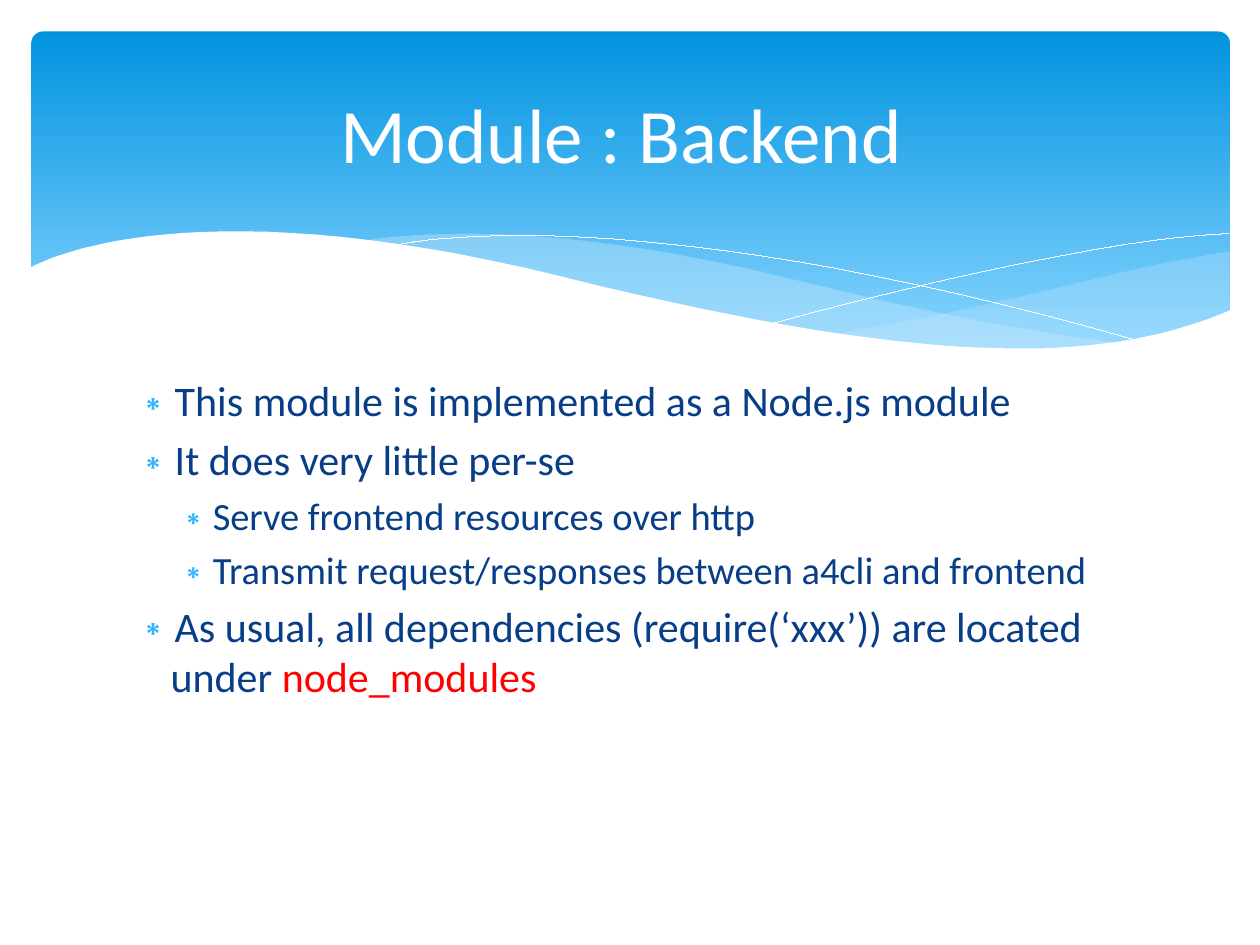
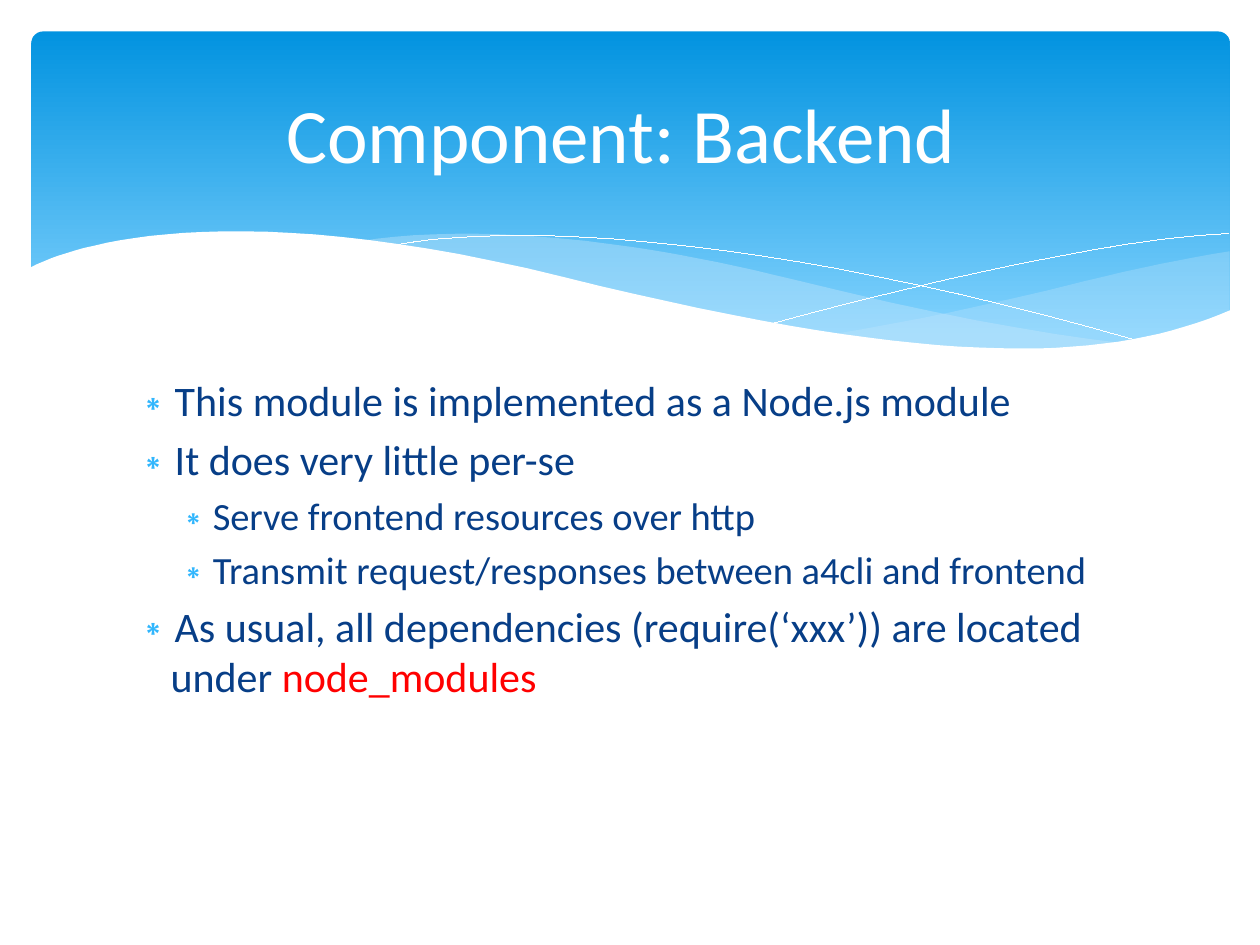
Before and after one commit to xgillard/web_alloy, a slide deck: slide 12 of documentation/GettingStarted.pptx (slide 10 before the commit). Drawn at 1260x945 pixels with LibreOffice and Linux fonts; fonts in the diff are those of the drawing. Boxes give left, top, right and bottom in pixels: in the first picture for what was removed or moved away, otherwise in the second. Text is boxed around its words. In the diff, an @@ line names an element or a change of style, - is before the commit and + after.

```diff
--- a/documentation/GettingStarted.pptx
+++ b/documentation/GettingStarted.pptx
@@ title at <box>286,109,955,176</box>: text changed @@
-Module : Backend
+Component: Backend
```
Also in this commit, not shown: 2 other slides changed, 13 slides added.
